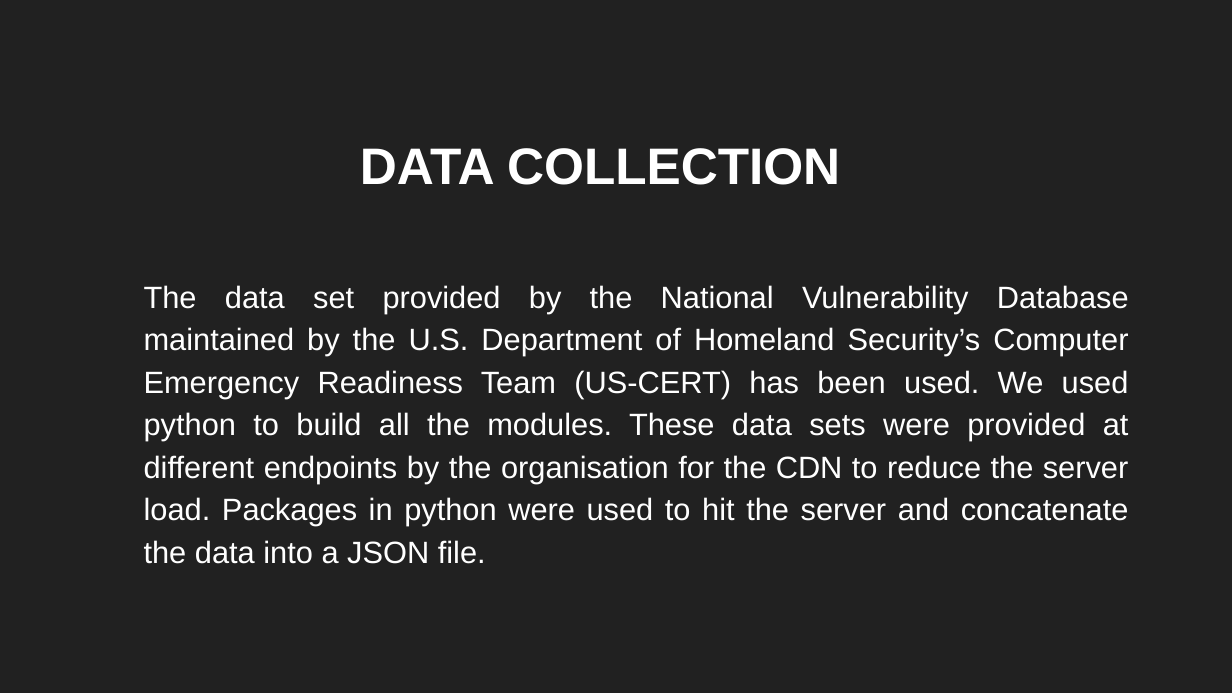
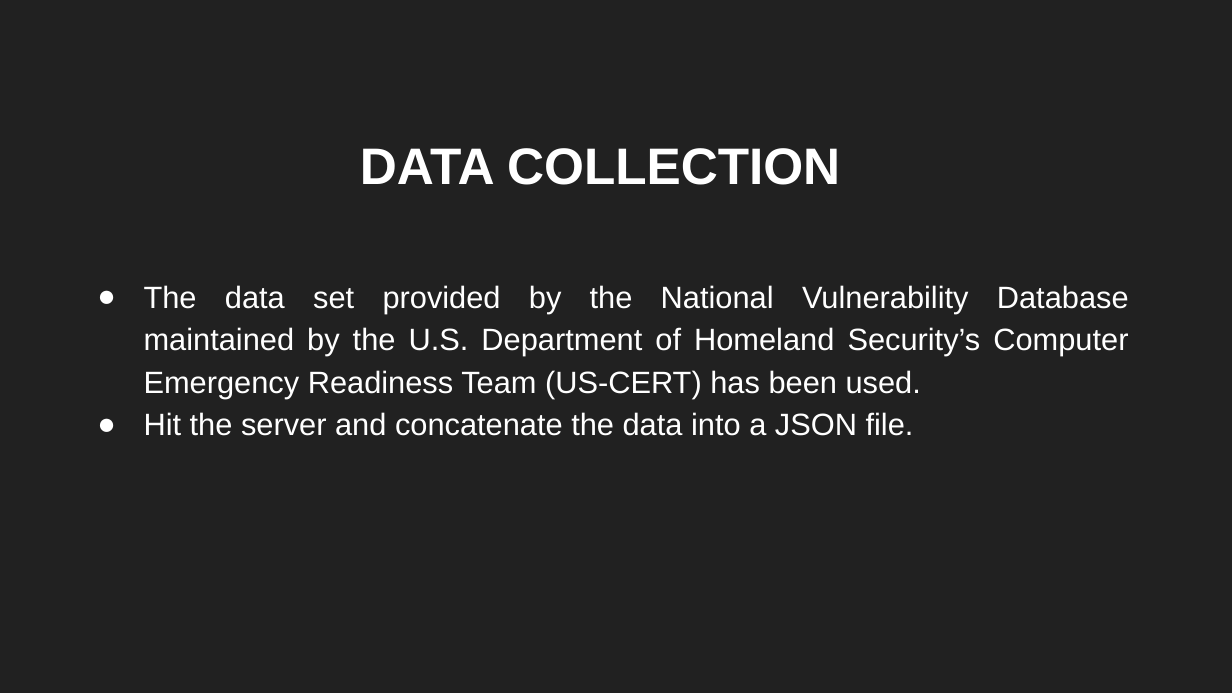
Before and after one commit to sbenstewart/cip-lab, a slide deck: slide 8 of mail these/presentation.pptx. Drawn at 1232x693 pixels with LibreOffice and Linux fonts; fonts in the diff are those of the drawing. Boxes give left, top, right and bottom in pixels: in the first picture for what was removed or moved away, otherwise in the second. Text is boxed around its words. In the diff, an @@ line names an element or a change of style, - is before the commit and + after.

```diff
--- a/mail these/presentation.pptx
+++ b/mail these/presentation.pptx
@@ subtitle at [144, 285, 1129, 436]: text changed @@
-The data set provided by the National Vulnerability Database maintained by the U.S. Department of Homeland Security’s Computer Emergency Readiness Team (US-CERT) has been used. We used python to build all the modules. These data sets were provided at different endpoints by the organisation for the CDN to reduce the server load. Packages in python were used to hit the server and concatenate the data into a JSON file.
+● The data set provided by the National Vulnerability Database maintained by the U.S. Department of Homeland Security’s Computer Emergency Readiness Team (US-CERT) has been used.
+● Hit the server and concatenate the data into a JSON file.
```
Also in this commit, not shown: 4 other slides changed, 2 slides added, 11 other files.
